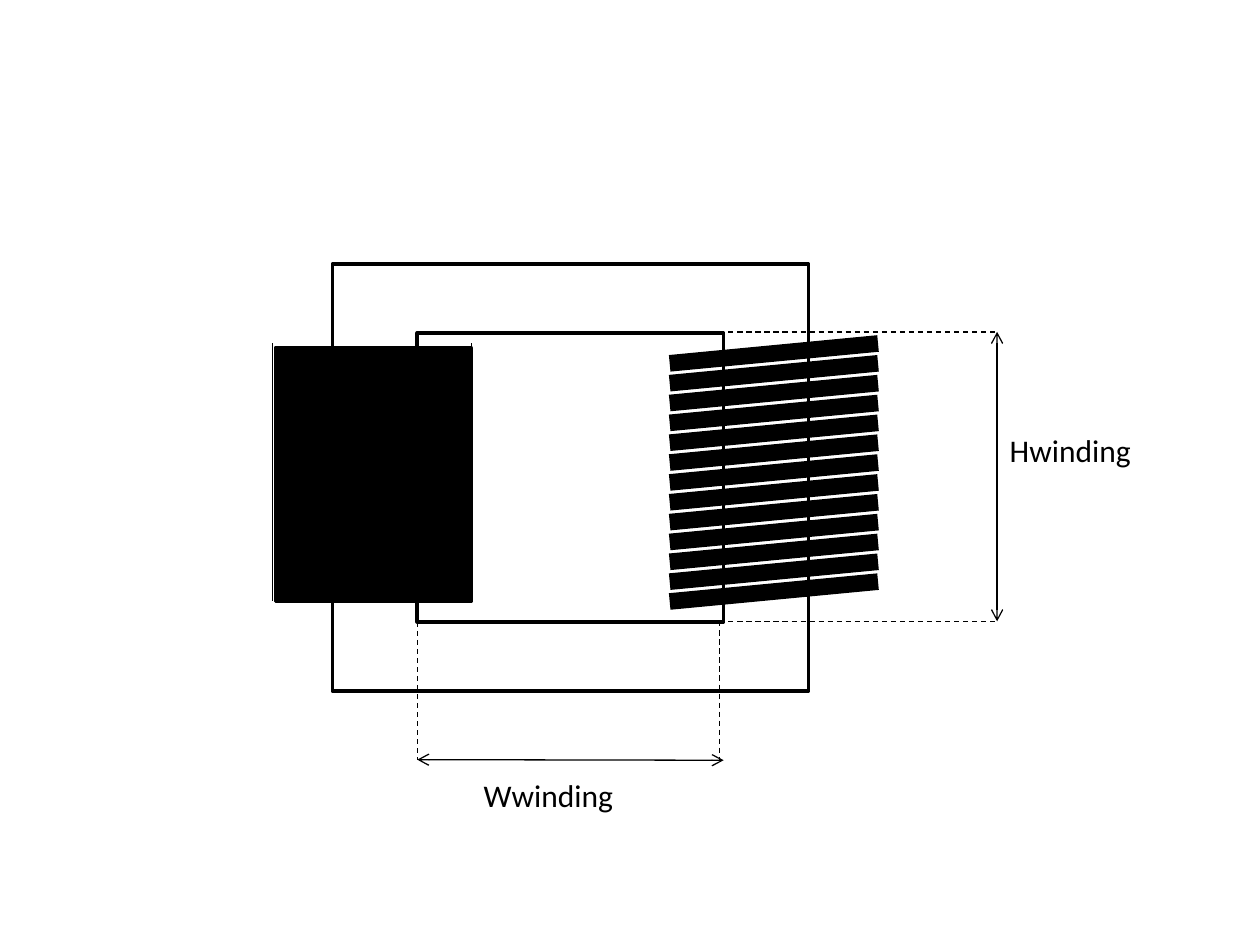
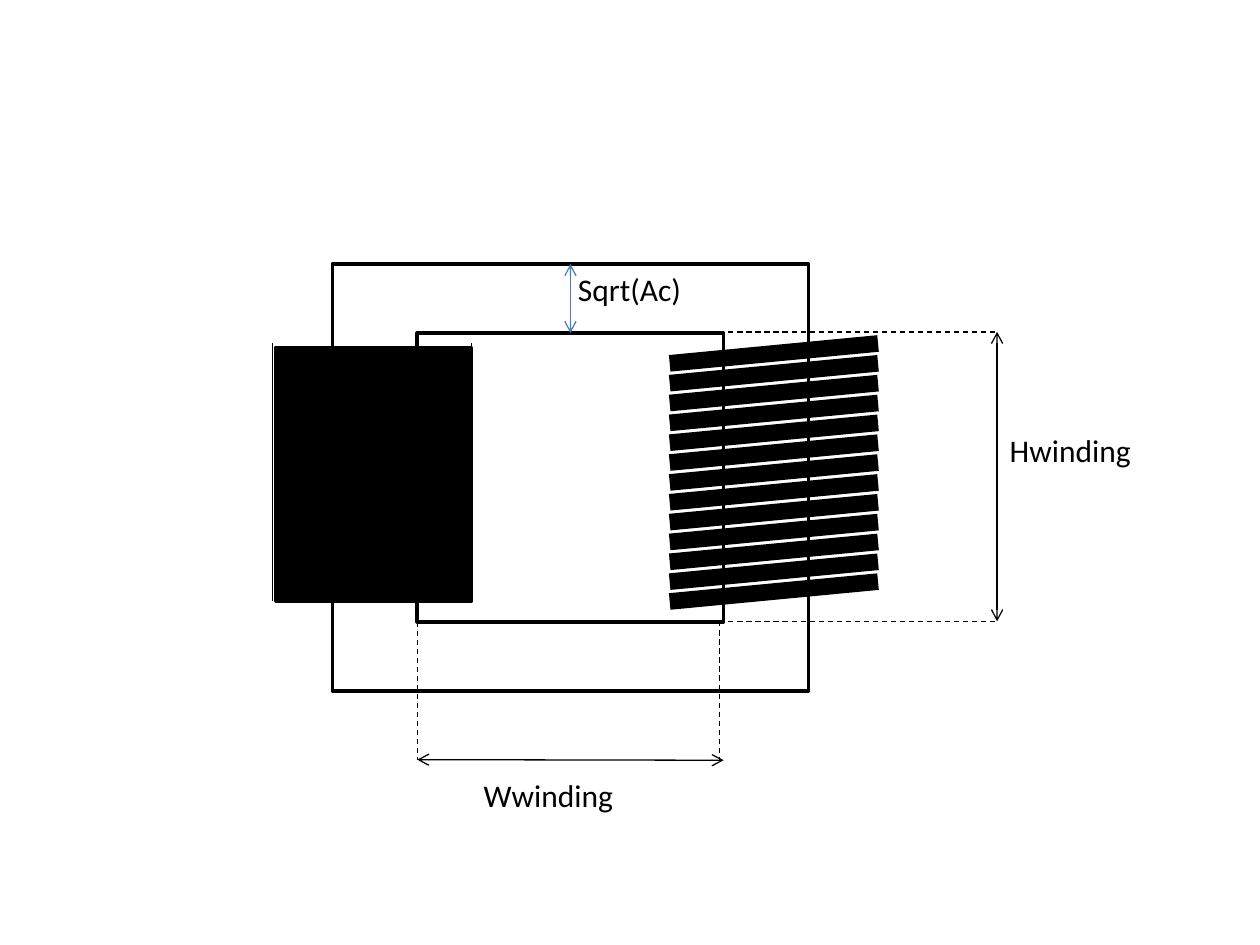
Before and after one commit to odtu/EE564, a slide deck: slide 2 of XRAY/Yunus_Sener/TrafoŞekil.pptx. Drawn at 1260x945 pixels with LibreOffice and Linux fonts; fonts in the diff are those of the drawing. Boxes give left, top, right and bottom in pixels: in the first picture for what was removed or moved away, otherwise in the second. Text is boxed around its words. In the diff, an @@ line names an element or a change of style, - is before the commit and + after.

```diff
--- a/XRAY/Yunus_Sener/TrafoŞekil.pptx
+++ b/XRAY/Yunus_Sener/TrafoŞekil.pptx
@@ double arrow added from (571, 333) to (571, 265), #4B7EBC 0.75 pt @@
@@ text added at [578, 278, 681, 306], 18 pt, text #000000 @@
+Sqrt(Ac)
```
Also in this commit, not shown: 1 other slide changed, 1 slide added, 5 other files.
